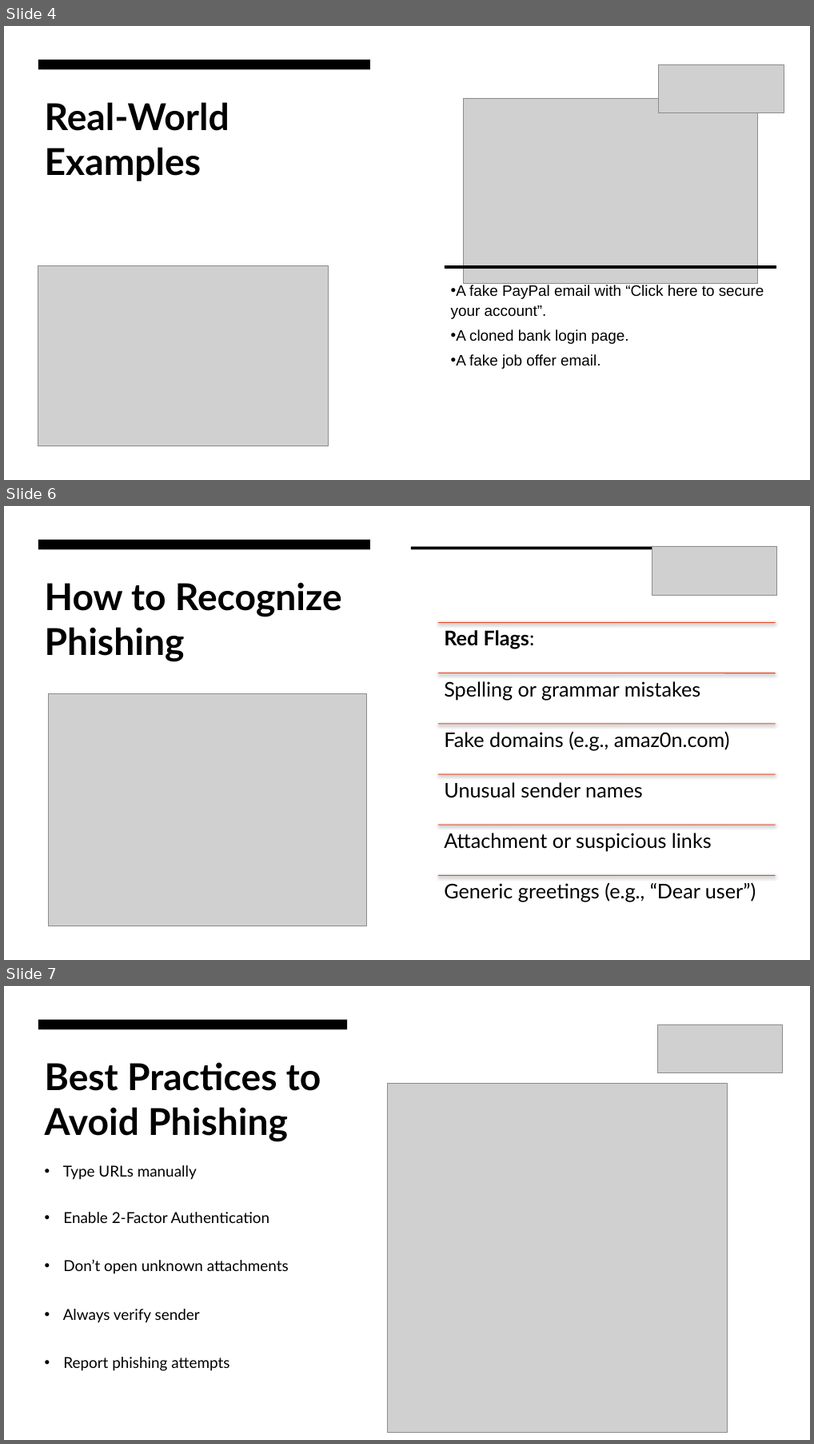
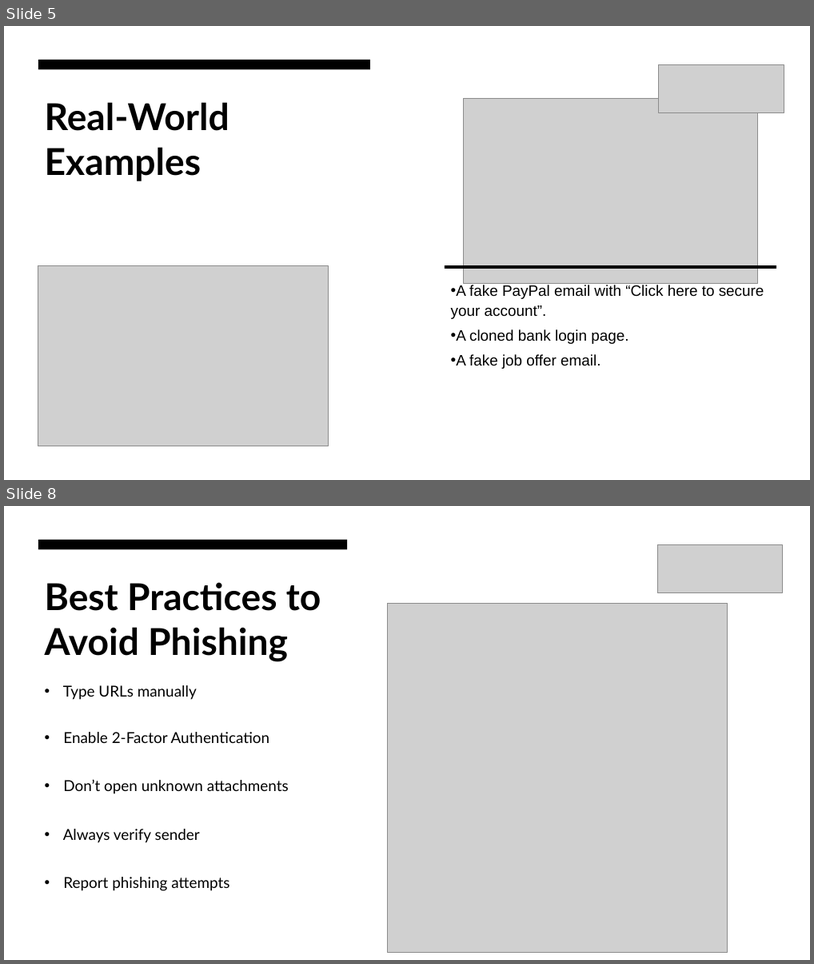
Before and after one commit to TarunB8/CODE_ALPHA, a slide deck: Phishing Awareness.pptx. Shown one above the other, each under a label of ours: slides 4, 6 and 7 before the commit, slides 5 and 8 after it; the slides between them are not shown. The pictures are 814x1444 and 814x964 pixels, drawn with LibreOffice and Linux fonts; fonts in the diff are those of the drawing; grey boxes stand for pictures. Boxes give left, top, right and bottom in pixels: in the first picture for what was removed or moved away, otherwise in the second. Text is boxed around its words. In the diff, an @@ line names an element or a change of style, - is before the commit and + after.

```diff
--- a/Phishing Awareness.pptx
+++ b/Phishing Awareness.pptx
@@ slide 6 removed at box(4, 506, 810, 960), background #FFFFFF @@
@@ rectangle removed at box(4, 506, 810, 960) @@
@@ rectangle removed at box(38, 540, 370, 549) @@
@@ rectangle removed at box(411, 547, 776, 549) @@
@@ picture removed at box(653, 547, 778, 595) @@
@@ title removed at box(45, 582, 342, 662) @@
-How to Recognize Phishing
@@ picture removed at box(48, 693, 366, 926) @@
@@ group removed at box(438, 623, 776, 902): 6 lines, 6 texts @@
-Red Flags:
-Spelling or grammar mistakes
-Fake domains (e.g., amaz0n.com)
-Unusual sender names
-Attachment or suspicious links
-Generic greetings (e.g., “Dear user”)
@@ what was slide 4 is now slide 5 @@
@@ what was slide 7 is now slide 8 @@
```
Also in this commit, not shown: 2 slides changed, 2 slides added.
